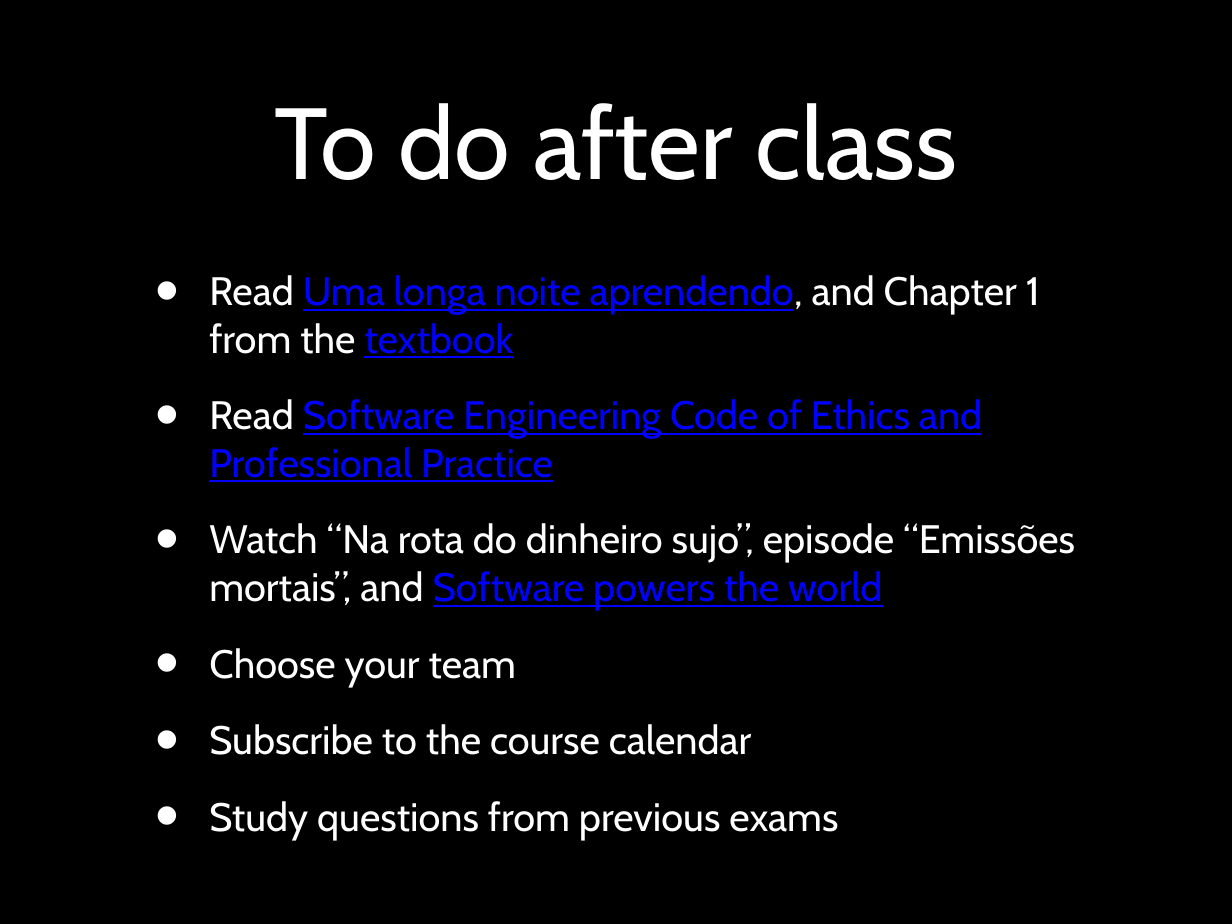
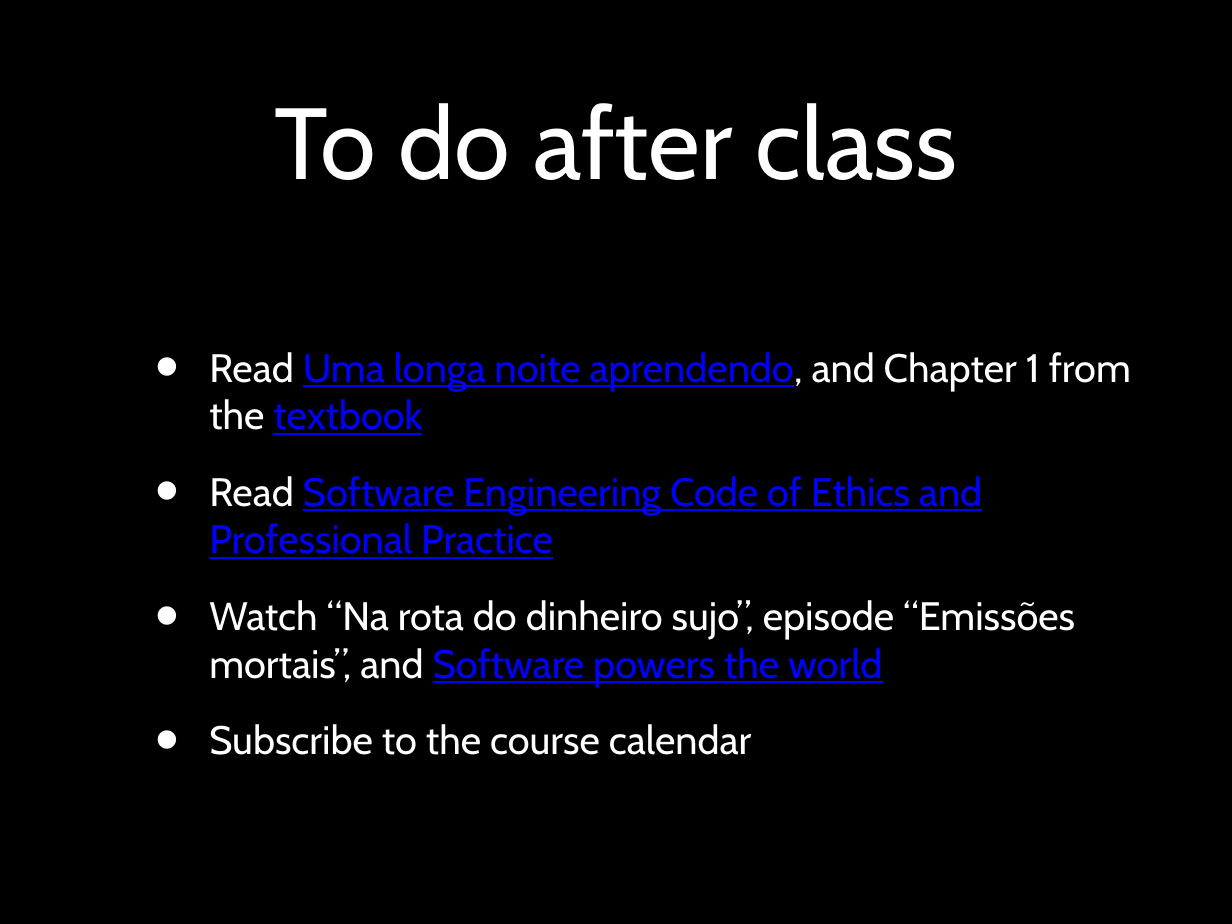
Before and after one commit to pauloborba/software-engineering-courses, a slide deck: slide 42 of Aulas/ApresentacaoEIntroducaoAESSGraduacao/SEIntroduction.pptx. Drawn at 1232x924 pixels with LibreOffice and Linux fonts; fonts in the diff are those of the drawing. Boxes give left, top, right and bottom in pixels: in the first picture for what was removed or moved away, otherwise in the second. Text is boxed around its words. In the diff, an @@ line names an element or a change of style, - is before the commit and + after.

```diff
--- a/Aulas/ApresentacaoEIntroducaoAESSGraduacao/SEIntroduction.pptx
+++ b/Aulas/ApresentacaoEIntroducaoAESSGraduacao/SEIntroduction.pptx
@@ text at (209, 648, 516, 687): paragraph removed @@
-• Choose your team
@@ text at (209, 801, 838, 840): paragraph removed @@
-• Study questions from previous exams
```
Also in this commit, not shown: 22 other slides changed, 1 slide added, 3 slides removed, 1 other file.
